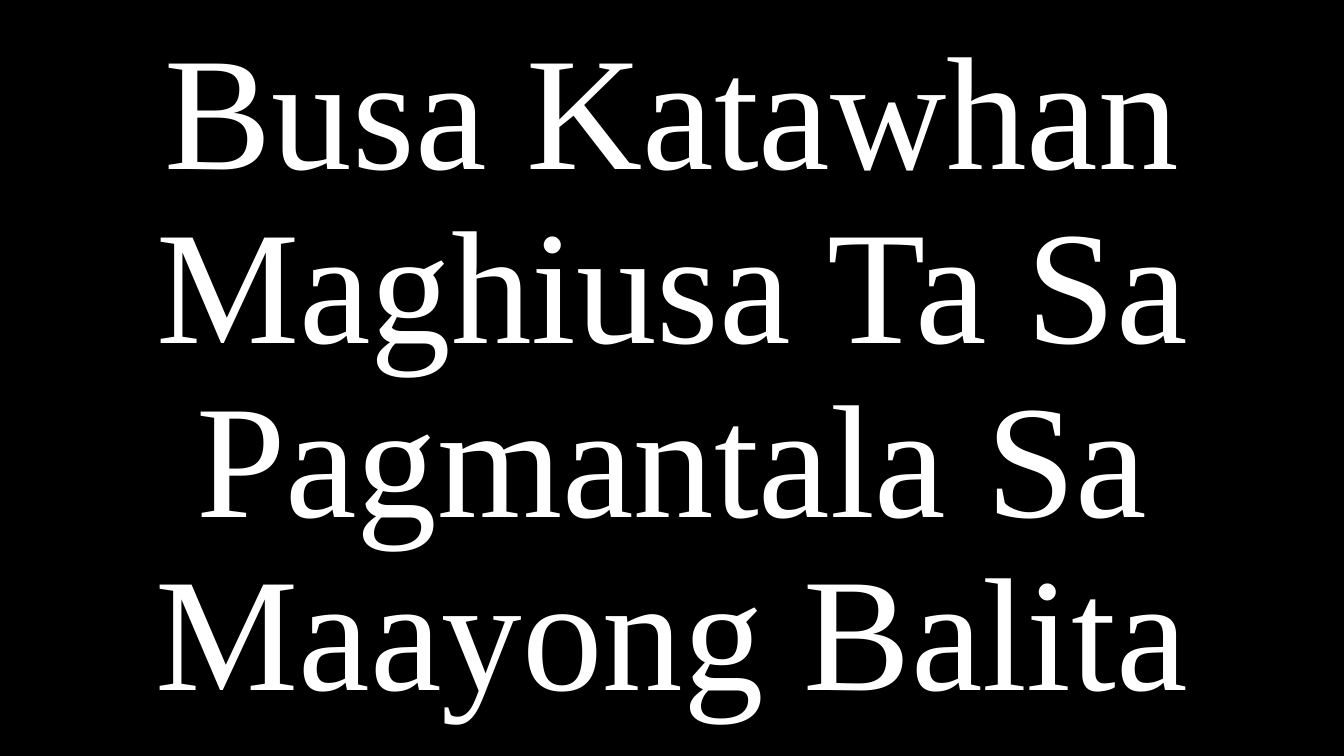
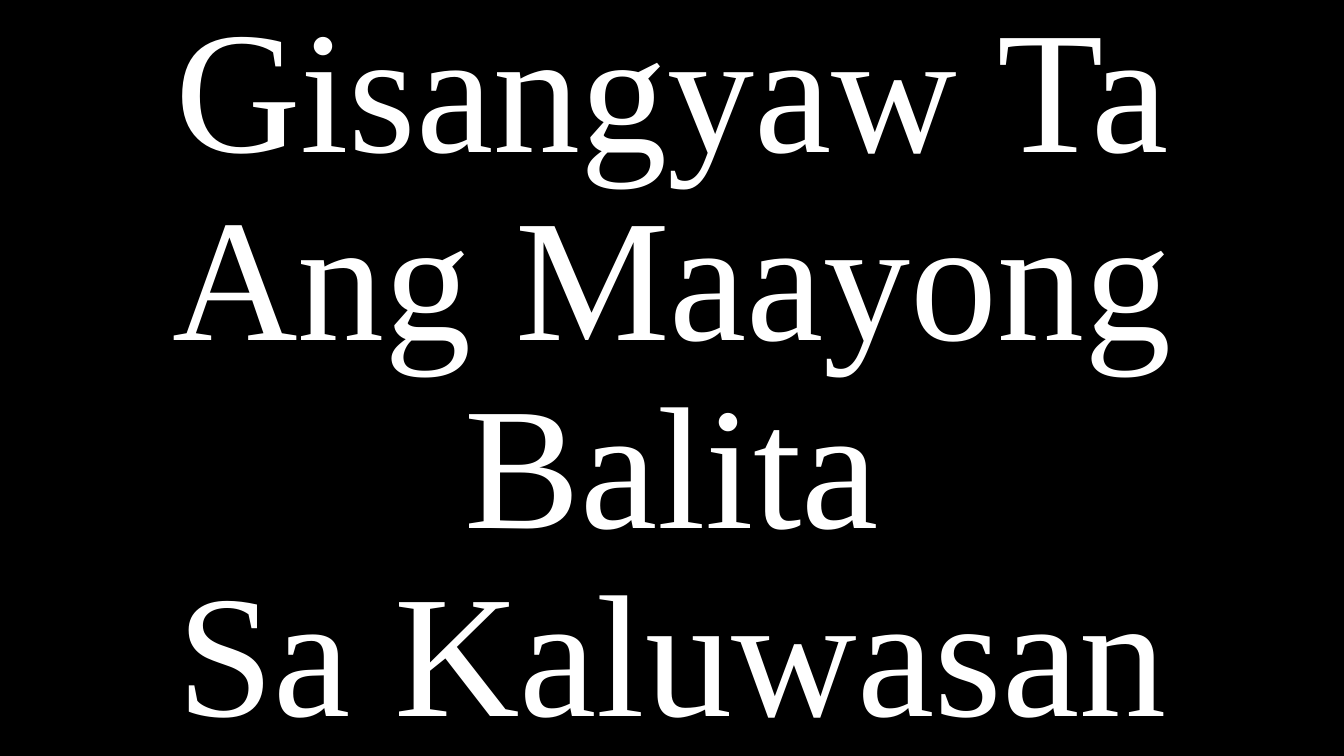
Before and after one commit to CHRISTIANARIBAL/Simbahan, a slide deck: slide 124 of 2Permanent/Final Na Ni.pptx (slide 121 before the commit). Drawn at 1344x756 pixels with LibreOffice and Linux fonts; fonts in the diff are those of the drawing. Boxes give left, top, right and bottom in pixels: in the first picture for what was removed or moved away, otherwise in the second. Text is boxed around its words. In the diff, an @@ line names an element or a change of style, - is before the commit and + after.

```diff
--- a/2Permanent/Final Na Ni.pptx
+++ b/2Permanent/Final Na Ni.pptx
@@ title at bbox=[172, 37, 1171, 718]: text changed; size 115 to 124.2 pt @@
-Busa Katawhan Maghiusa Ta Sa
-Pagmantala Sa Maayong Balita
+Gisangyaw Ta Ang Maayong Balita
+Sa Kaluwasan
```
Also in this commit, not shown: 7 other slides changed, 33 slides added, 30 slides removed, 7 other files.
